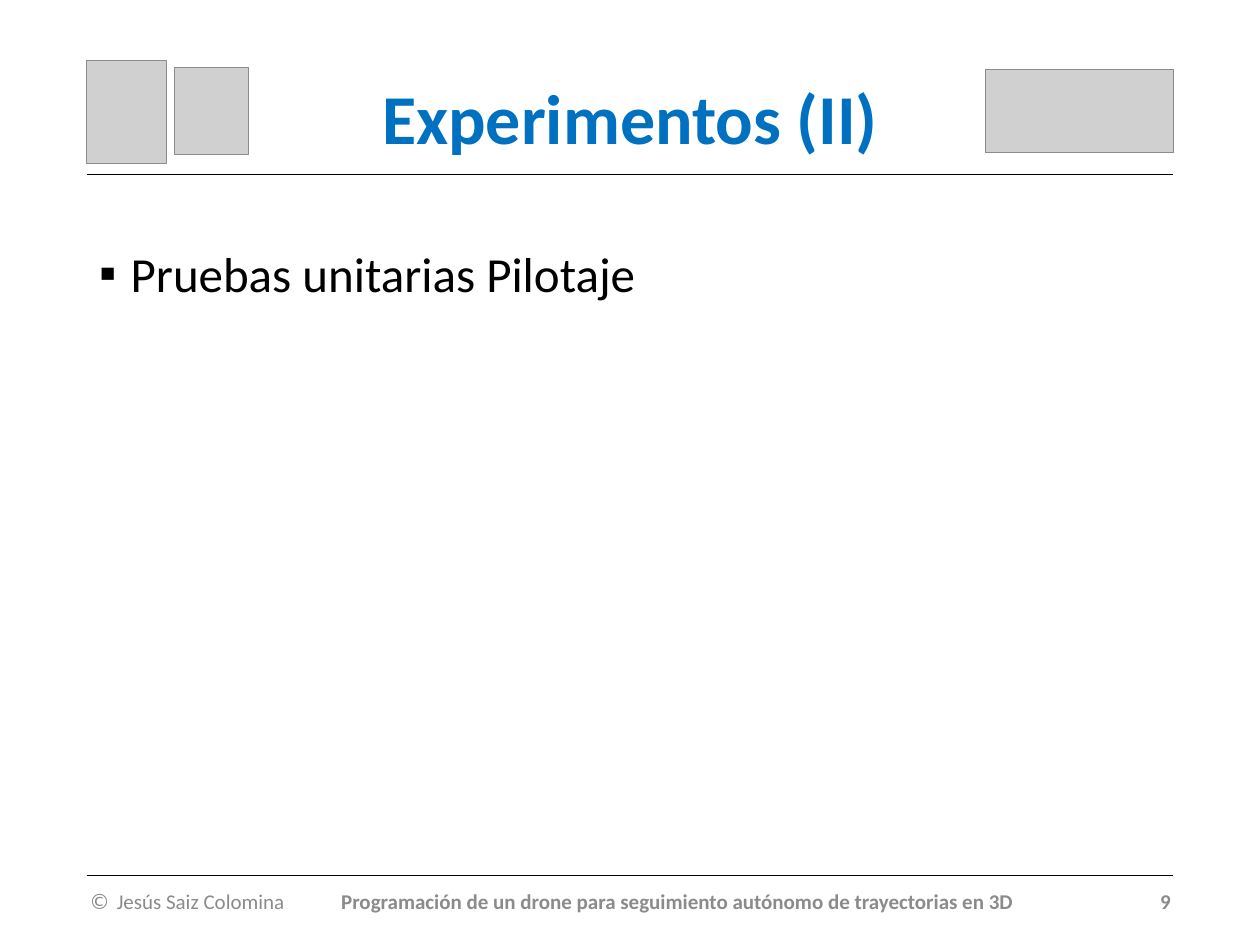
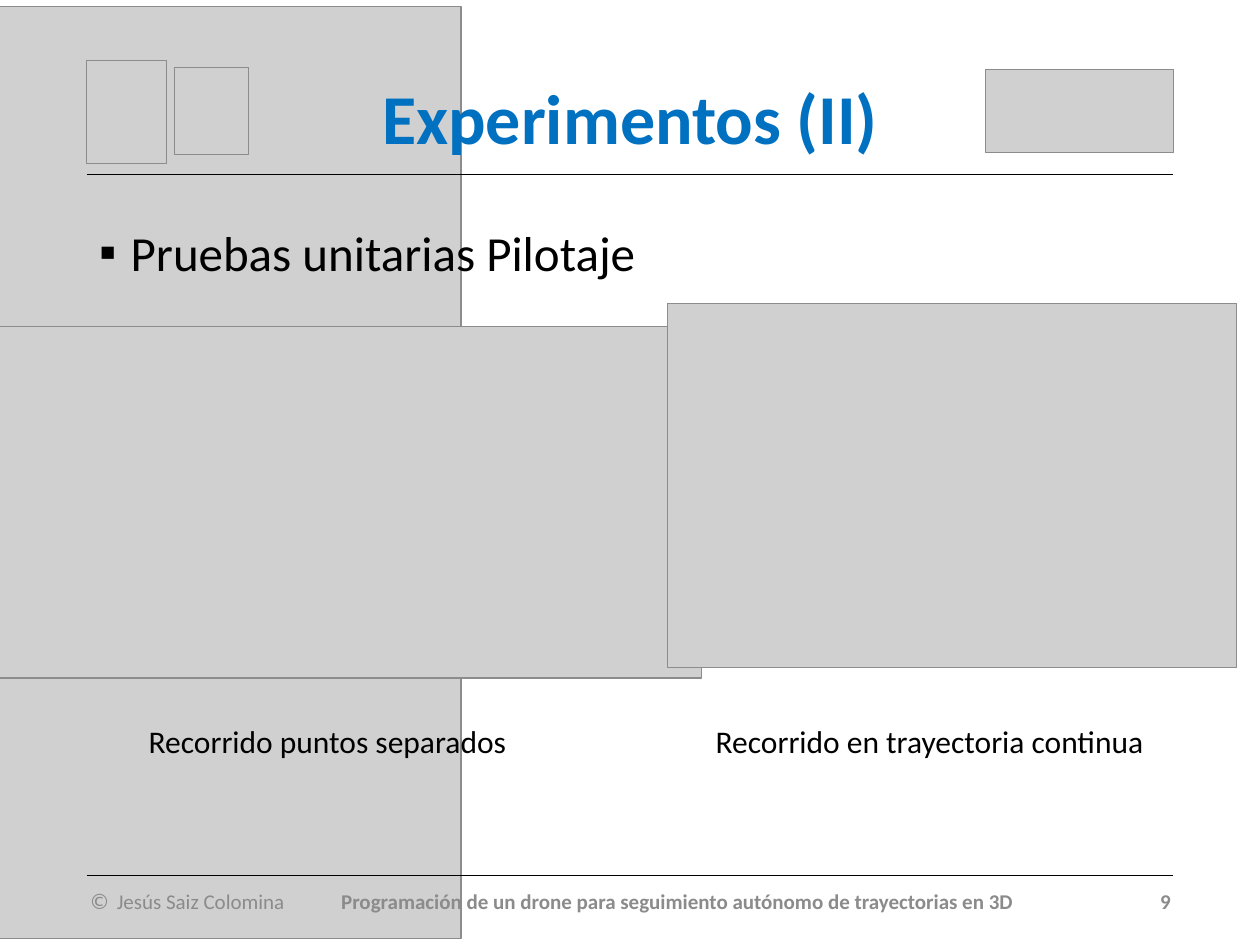
Before and after one commit to RoboticsLabURJC/2017-tfg-jesus-saiz, a slide deck: slide 10 of LaTeX/Presentación PPT.pptx. Drawn at 1260x945 pixels with LibreOffice and Linux fonts; fonts in the diff are those of the drawing; grey boxes stand for pictures. Boxes give left, top, right and bottom in pixels: in the first picture for what was removed or moved away, otherwise in the second. Text is boxed around its words. In the diff, an @@ line names an element or a change of style, - is before the commit and + after.

```diff
--- a/LaTeX/Presentación PPT.pptx
+++ b/LaTeX/Presentación PPT.pptx
@@ picture added at [0,6,461,939] @@
@@ text "Pruebas unitarias Pilotaje" rewrapped from [131,258,635,301] to [131,231,635,283] @@
@@ picture added at [0,326,702,678] @@
@@ picture added at [667,304,1236,668] @@
@@ text added at [149,727,1144,761], 18 pt, text #000000 @@
+Recorrido puntos separados Recorrido en trayectoria continua
```
Also in this commit, not shown: 11 other slides changed, 4 slides added, 7 other files.
